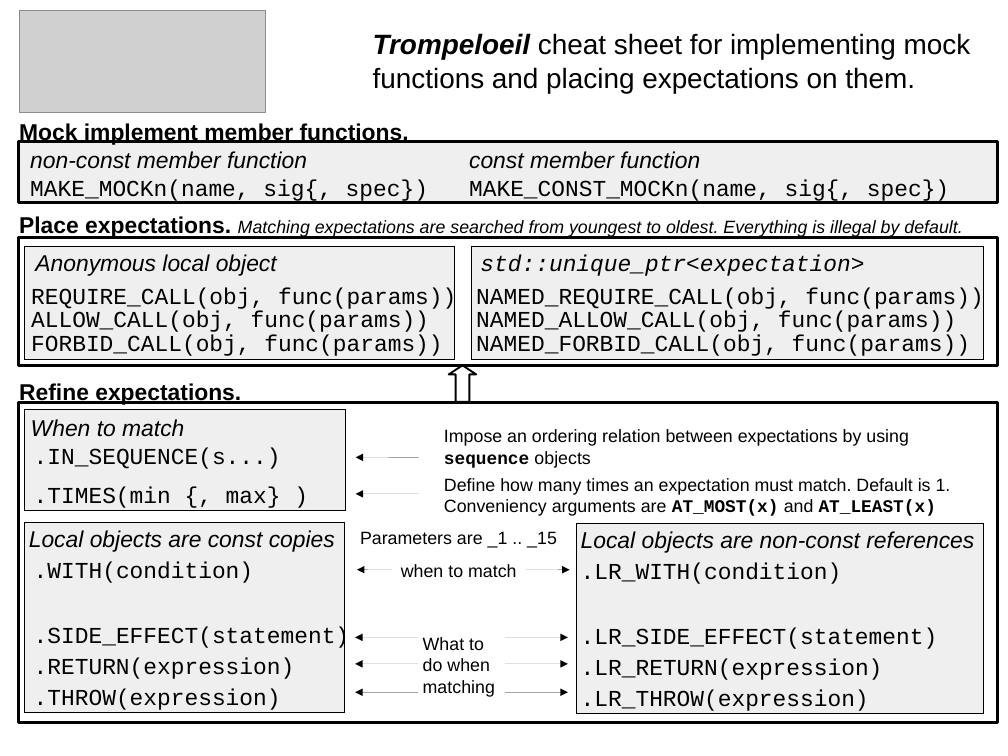
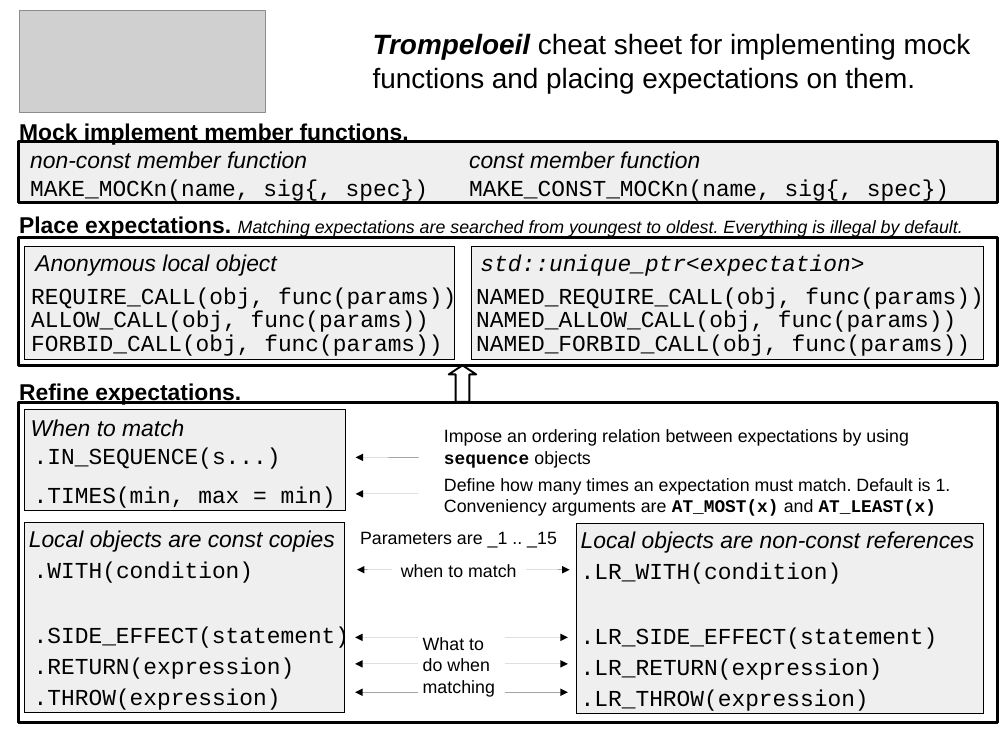
Before and after one commit to rollbear/trompeloeil, a slide deck: slide 1 of docs/trompeloeil_cheat_sheet.odp. Drawn at 1008x756 pixels with LibreOffice and Linux fonts; fonts in the diff are those of the drawing; grey boxes stand for pictures. Boxes give left, top, right and bottom in pixels: in the first picture for what was removed or moved away, otherwise in the second. Text is boxed around its words. In the diff, an @@ line names an element or a change of style, - is before the commit and + after.

```diff
--- a/docs/trompeloeil_cheat_sheet.odp
+++ b/docs/trompeloeil_cheat_sheet.odp
@@ text at <box>34,487,336,511</box>: text changed @@
-.TIMES(min {, max} )
+.TIMES(min, max = min)
```
Also in this commit, not shown: 1 other slide changed, 1 other file.
